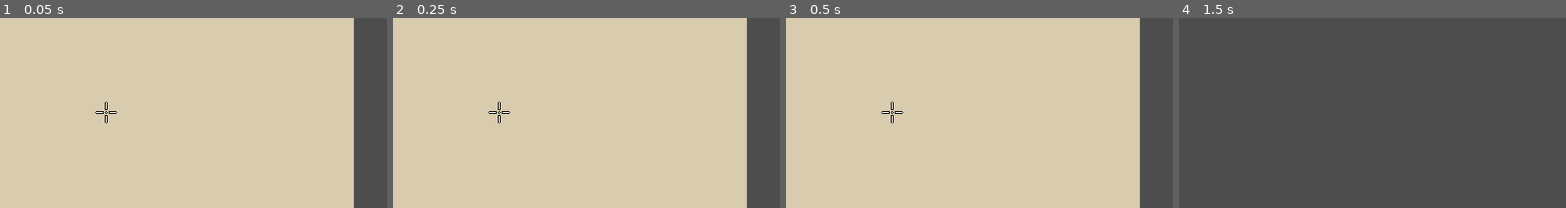
Above: before the commit, frames 1-4 (left to right).
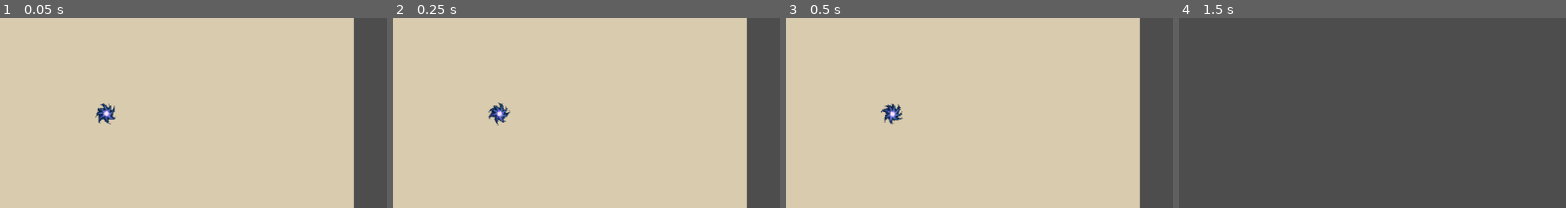
Above: after the commit, the same moments.

Repository: napstyy/This-Is-Not-A-Strange-Place
Game: Godot game, scene res://scenes/test_area_2.tscn
The game is run twice, just before and just after one commit, with the same random seed, the same clock (stepped at 60 frames per second) and the same inputs. This scene is started directly instead of the project's main scene. The engine's default icon, where the game draws it, is replaced by a stand-in: a white triangle on a blue panel in a dark square.
Inputs (mouse positions are % of the whole screen's width and height, from its top left):
- Up to frame 1 (0.05 s): no input
- Up to frame 2 (0.25 s): no input
- Up to frame 3 (0.5 s): no input
- Up to frame 4 (1.5 s): drag from (50, 43) to (60, 18) at 0.52 s; tap Enter at 1.25 s; drag from (45, 88) to (45, 66) at 1.27 s
The pictures show only the part of the screen within x 36-86%, y 18-68%; the shares and areas given below are measured in that part.

The runs differ from the first frame. In frame 1, 0.4% of the frame differs, in the area x 24-31%, y 43-57%; in frame 2, 0.4%; in frame 3, 0.4%; in frame 4, nothing differs.

Commit message:
caveman animations

Diff:
--- /dev/null
+++ b/prefabs/cave_man.tscn
@@ -0,0 +1,101 @@
+[gd_scene format=3 uid="uid://chqfeian83bp2"]
+
+[ext_resource type="Texture2D" uid="uid://dwglfki61as02" path="res://assets/Bowman.png" id="1_0wwwg"]
+
+[sub_resource type="Animation" id="Animation_xp3c0"]
+length = 0.001
+tracks/0/type = "value"
+tracks/0/imported = false
+tracks/0/enabled = true
+tracks/0/path = NodePath(".:scale")
+tracks/0/interp = 1
+tracks/0/loop_wrap = true
+tracks/0/keys = {
+"times": PackedFloat32Array(0),
+"transitions": PackedFloat32Array(1),
+"update": 0,
+"values": [Vector2(1, 1)]
+}
+tracks/1/type = "value"
+tracks/1/imported = false
+tracks/1/enabled = true
+tracks/1/path = NodePath(".:rotation")
+tracks/1/interp = 1
+tracks/1/loop_wrap = true
+tracks/1/keys = {
+"times": PackedFloat32Array(0),
+"transitions": PackedFloat32Array(1),
+"update": 0,
+"values": [0.0]
+}
+tracks/2/type = "value"
+tracks/2/imported = false
+tracks/2/enabled = true
+tracks/2/path = NodePath(".:position")
+tracks/2/interp = 1
+tracks/2/loop_wrap = true
+tracks/2/keys = {
+"times": PackedFloat32Array(0),
+"transitions": PackedFloat32Array(1),
+"update": 0,
+"values": [Vector2(0, 0)]
+}
+
+[sub_resource type="Animation" id="Animation_0p5g8"]
+resource_name = "idle"
+loop_mode = 2
+tracks/0/type = "value"
+tracks/0/imported = false
+tracks/0/enabled = true
+tracks/0/path = NodePath(".:scale")
+tracks/0/interp = 1
+tracks/0/loop_wrap = true
+tracks/0/keys = {
+"times": PackedFloat32Array(0, 1),
+"transitions": PackedFloat32Array(1, 1),
+"update": 0,
+"values": [Vector2(1, 1), Vector2(1, 0.8)]
+}
+
+[sub_resource type="Animation" id="Animation_7dvfk"]
+resource_name = "walk"
+length = 0.5
+loop_mode = 2
+tracks/0/type = "value"
+tracks/0/imported = false
+tracks/0/enabled = true
+tracks/0/path = NodePath(".:rotation")
+tracks/0/interp = 1
+tracks/0/loop_wrap = true
+tracks/0/keys = {
+"times": PackedFloat32Array(0, 0.25, 0.5),
+"transitions": PackedFloat32Array(1, 1, 1),
+"update": 0,
+"values": [-0.2617994, 0.0, 0.2617994]
+}
+tracks/1/type = "value"
+tracks/1/imported = false
+tracks/1/enabled = true
+tracks/1/path = NodePath(".:position")
+tracks/1/interp = 1
+tracks/1/loop_wrap = true
+tracks/1/keys = {
+"times": PackedFloat32Array(0, 0.25, 0.5),
+"transitions": PackedFloat32Array(1, 1, 1),
+"update": 0,
+"values": [Vector2(0, 0), Vector2(0, -2), Vector2(0, 0)]
+}
+
+[sub_resource type="AnimationLibrary" id="AnimationLibrary_38not"]
+_data = {
+&"RESET": SubResource("Animation_xp3c0"),
+&"idle": SubResource("Animation_0p5g8"),
+&"walk": SubResource("Animation_7dvfk")
+}
+
+[node name="caveMan" type="Sprite2D" unique_id=318034712]
+texture = ExtResource("1_0wwwg")
+
+[node name="AnimationPlayer" type="AnimationPlayer" parent="." unique_id=175978289]
+libraries/ = SubResource("AnimationLibrary_38not")
+autoplay = &"idle"
--- a/scenes/test_area_2.tscn
+++ b/scenes/test_area_2.tscn
@@ -2,6 +2,7 @@
 
 [ext_resource type="PackedScene" uid="uid://daavhwsrpaomr" path="res://prefabs/custom_cursor.tscn" id="1_64dlc"]
 [ext_resource type="PackedScene" uid="uid://bkeh62c4hysg5" path="res://prefabs/hoverable_zone.tscn" id="2_bgubf"]
+[ext_resource type="PackedScene" uid="uid://ysxlk2d6grno" path="res://prefabs/portal.tscn" id="3_e6o4q"]
 
 [node name="TestArea2" type="Node2D" unique_id=907868413]
 
@@ -22,4 +23,8 @@
 [node name="Camera2D" type="Camera2D" parent="." unique_id=530147147]
 
 [node name="CustomCursor" parent="." unique_id=1188223711 instance=ExtResource("1_64dlc")]
+visible = false
 animation = &"default"
+
+[node name="Portal" parent="." unique_id=1307911027 instance=ExtResource("3_e6o4q")]
+position = Vector2(0, 2)
